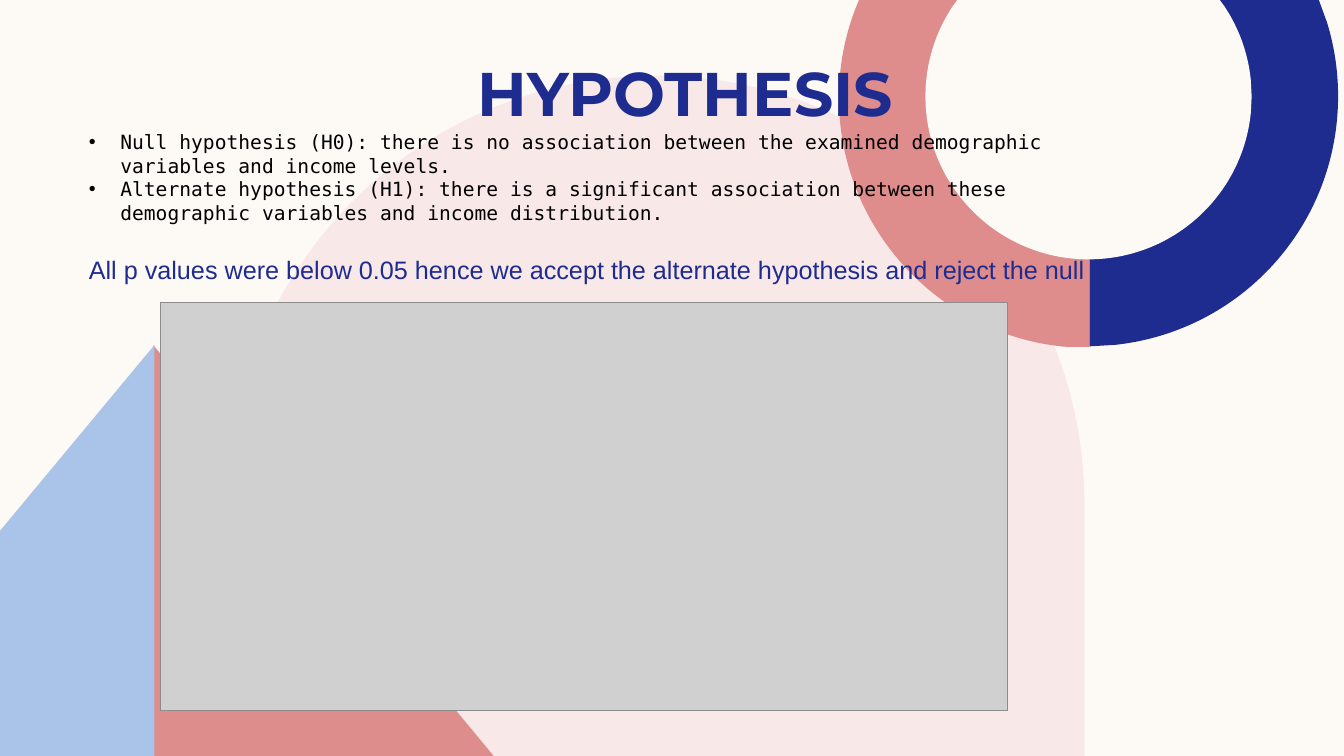
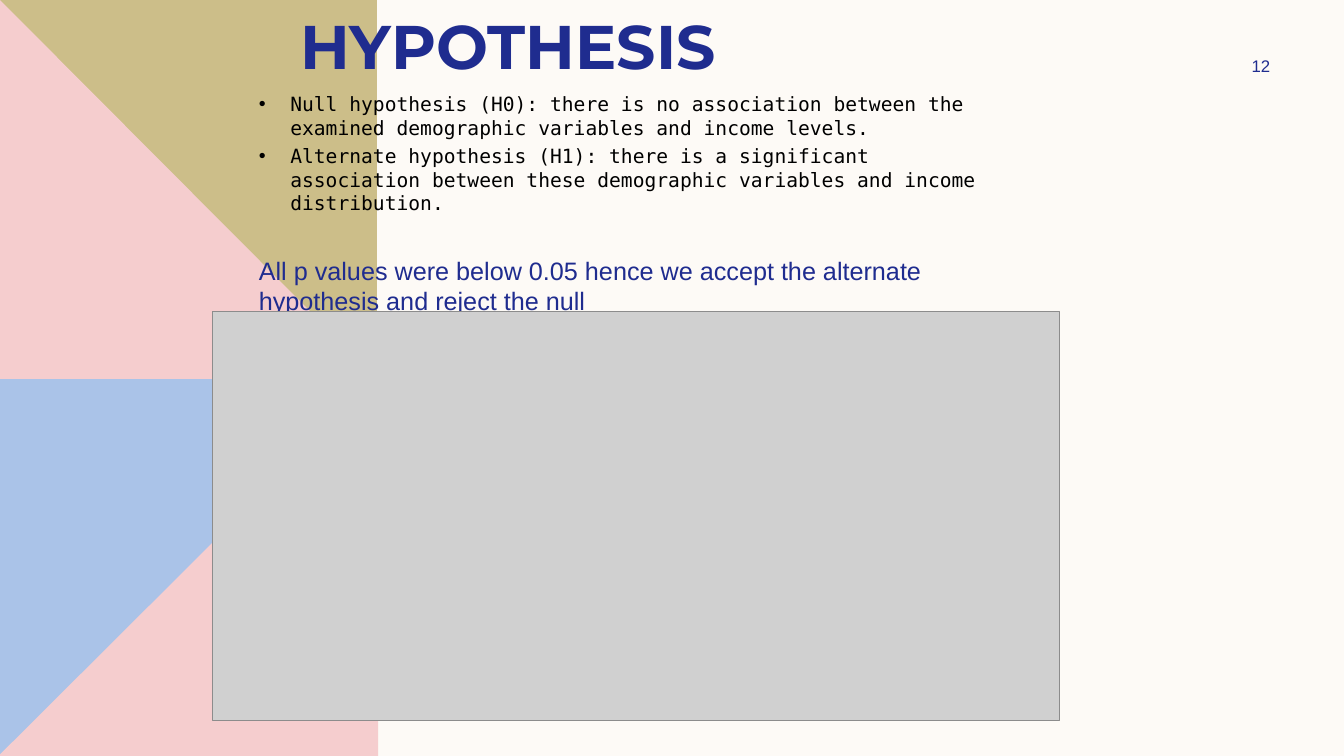
Before and after one commit to doeabla/Income_prediction-_app, a slide deck: slide 12 of capstone_final.pptx. Drawn at 1344x756 pixels with LibreOffice and Linux fonts; fonts in the diff are those of the drawing; grey boxes stand for pictures. Boxes give left, top, right and bottom in pixels: in the first picture for what was removed or moved away, otherwise in the second. Text is boxed around its words. In the diff, an @@ line names an element or a change of style, - is before the commit and + after.

```diff
--- a/capstone_final.pptx
+++ b/capstone_final.pptx
@@ freeform shape added at (0, 0, 377, 379), fill #CCBE89 @@
@@ freeform shape added at (0, 0, 377, 379), fill #F5CDCE @@
@@ title "HYPOTHESIS": place and size @@
-title "HYPOTHESIS" at (477, 56, 892, 131)
+title "HYPOTHESIS" at (300, 9, 715, 84)
@@ title "HYPOTHESIS" at (300, 9, 715, 84): alignment centre to left @@
@@ freeform shape removed at (839, 0, 1090, 347) @@
@@ freeform shape removed at (926, 0, 1252, 259) @@
@@ freeform shape removed at (1090, 0, 1339, 347) @@
@@ freeform shape removed at (228, 76, 1085, 756) @@
@@ text "Null hypothesis (H0): there is ...": place and size @@
-text "Null hypothesis (H0): there is ..." at (89, 134, 1084, 285)
+text "Null hypothesis (H0): there is ..." at (259, 95, 975, 316)
@@ text "Null hypothesis (H0): there is ..." at (259, 95, 975, 316): more space between paragraphs @@
@@ page number added at (1252, 60, 1271, 72), 12 pt, text #1F2C8F @@
+12
@@ picture: place and size @@
-picture at (160, 302, 1008, 711)
+picture at (213, 312, 1061, 720)
@@ freeform shape: place and size @@
-freeform shape at (0, 345, 154, 756)
+freeform shape at (0, 378, 378, 756)
@@ freeform shape: place and size @@
-freeform shape at (153, 345, 496, 756)
+freeform shape at (0, 378, 378, 756)
@@ freeform shape at (0, 378, 378, 756): fill #DE8C8C to #F5CDCE @@
```
Also in this commit, not shown: 6 other slides changed, 5 slides added, 1 other file.
